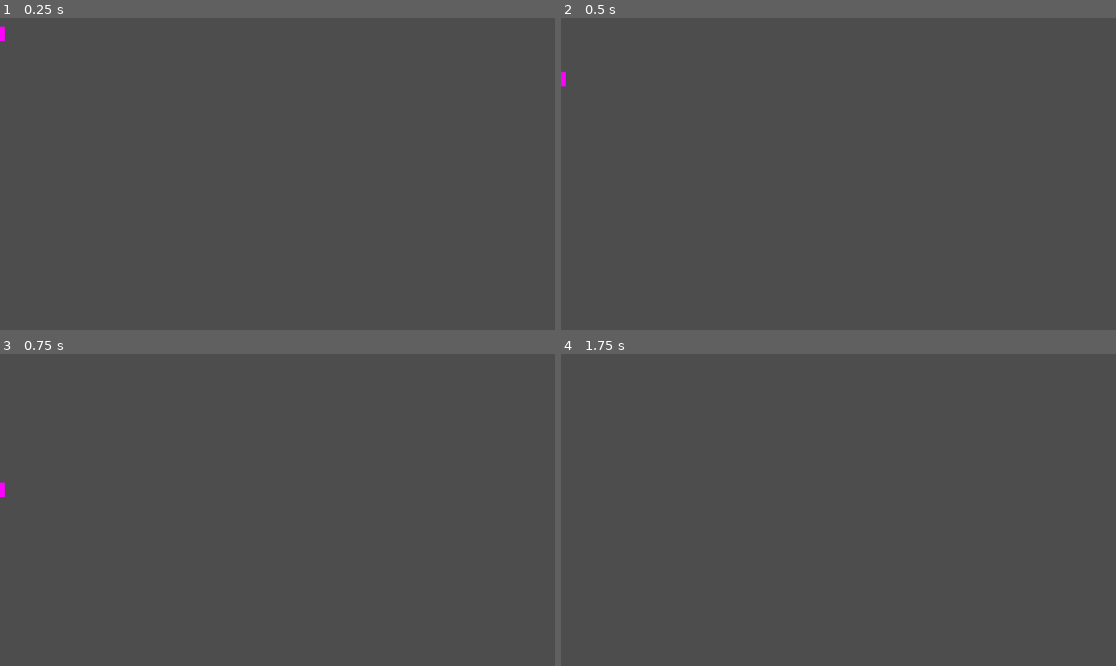
Above: before the commit, frames 1-4 (two rows, left to right).
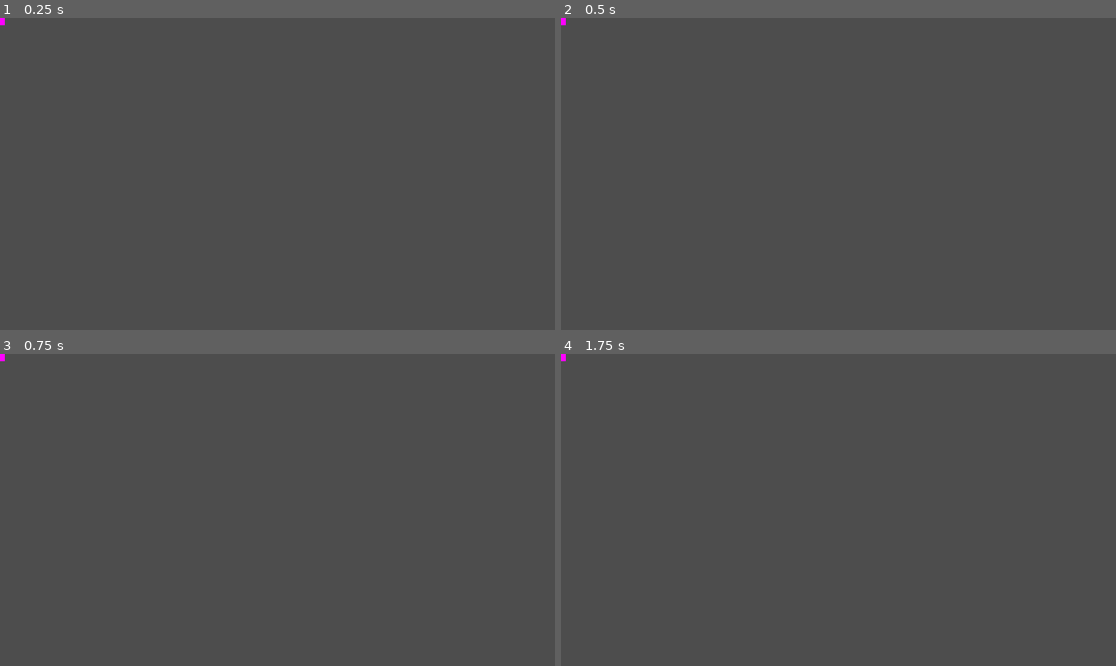
Above: after the commit, the same moments.

Repository: SupakornPholsiri/Decorate_christmas_tree
Game: Godot game, scene res://Player/player.tscn
Same seed, same stepped clock (60 frames per second), same inputs: the game is played once before the commit and once after it.
Inputs:
- Up to frame 1 (0.25 s): no input
- Up to frame 2 (0.5 s): no input
- Up to frame 3 (0.75 s): tap Enter at 0.5 s
- Up to frame 4 (1.75 s): tap Space at 1.25 s

The runs differ from the first frame. In frame 1, less than 0.1% of the frame differs, in the area x 0-1%, y 0-8%; in frame 2, less than 0.1%; in frame 3, less than 0.1%; in frame 4, less than 0.1%.

Commit message:
Add player interaction with decoration spots

Diff:
--- a/Player/player.gd
+++ b/Player/player.gd
@@ -3,6 +3,8 @@
 const SPEED = 300.0
 const JUMP_VELOCITY = -400.0
 @export_range(1, 2, 1) var which_player
+
+var decor : Decoration = null
 
 var player_move_left
 var player_move_right
@@ -13,20 +15,18 @@
 var gravity = ProjectSettings.get_setting("physics/2d/default_gravity")
 
 func _ready():
+	# Temporary test code ----------------------------------------
+	if which_player == 1:
+		decor = preload("res://decorations/candy_cane.tres")
+	else:
+		decor = preload("res://decorations/mini_present.tres")
+	# ------------------------------------------------------------
 	player_move_left = "P%s_move_left" % which_player
 	player_move_right = "P%s_move_right" % which_player
 	player_move_up = "P%s_move_up" % which_player
 	player_move_down = "P%s_move_down" % which_player
 
 func _physics_process(delta):
-	# Add the gravity.
-	if not is_on_floor():
-		velocity.y += gravity * delta
-
-	# Handle jump.
-	if Input.is_action_just_pressed(player_move_up) and is_on_floor():
-		velocity.y = JUMP_VELOCITY
-
 	# Get the input direction and handle the movement/deceleration.
 	# As good practice, you should replace UI actions with custom gameplay actions.
 	var direction = Input.get_axis(player_move_left, player_move_right)
@@ -36,3 +36,25 @@
 		velocity.x = move_toward(velocity.x, 0, SPEED)
 
 	move_and_slide()
+
+	var target_area = nearest_overlapping_area()
+
+	# Interaction code
+	if target_area != null and Input.is_action_just_pressed("P%s_interact" % which_player):
+		if target_area is DecorationSpot:
+			target_area.set_decor(decor)
+
+# Get the nearest area that overlaps the InteractArea
+func nearest_overlapping_area():
+
+	var areas : Array[Area2D] = $InteractArea.get_overlapping_areas()
+	var target_area : Area2D
+	var area_distance = INF
+
+	for area in areas:
+		var new_area_distance = global_position.distance_to(area.global_position)
+		if new_area_distance < area_distance:
+			area_distance = new_area_distance
+			target_area = area
+
+	return target_area
--- a/Player/player.tscn
+++ b/Player/player.tscn
@@ -1,10 +1,13 @@
-[gd_scene load_steps=4 format=3 uid="uid://dy68wvf0wasa2"]
+[gd_scene load_steps=5 format=3 uid="uid://dy68wvf0wasa2"]
 
 [ext_resource type="Script" path="res://Player/player.gd" id="1_57c0i"]
 
 [sub_resource type="CapsuleShape2D" id="CapsuleShape2D_yplyx"]
 
 [sub_resource type="PlaceholderTexture2D" id="PlaceholderTexture2D_vgto7"]
+
+[sub_resource type="RectangleShape2D" id="RectangleShape2D_3u0q4"]
+size = Vector2(20, 30)
 
 [node name="CharacterBody2D" type="CharacterBody2D"]
 collision_mask = 2
@@ -17,3 +20,10 @@
 position = Vector2(0, 5.96046e-07)
 scale = Vector2(20, 30)
 texture = SubResource("PlaceholderTexture2D_vgto7")
+
+[node name="InteractArea" type="Area2D" parent="."]
+
+[node name="CollisionShape2D" type="CollisionShape2D" parent="InteractArea"]
+shape = SubResource("RectangleShape2D_3u0q4")
+
+[connection signal="area_entered" from="InteractArea" to="." method="_on_interact_area_area_entered"]
--- a/christmas_tree/decor_spot.gd
+++ b/christmas_tree/decor_spot.gd
@@ -1,4 +1,6 @@
 extends Area2D
+
+class_name DecorationSpot
 
 var decor : Decoration = null
 @onready var no_decor_texture : Texture2D = $Sprite2D.texture
--- a/project.godot
+++ b/project.godot
@@ -10,7 +10,7 @@
 
 [application]
 
-config/name="Git Hub"
+config/name="Lets_decorate_the_tree"
 run/main_scene="res://Player/player.tscn"
 config/features=PackedStringArray("4.2", "GL Compatibility")
 config/icon="res://icon.svg"
@@ -57,6 +57,16 @@
 "events": [Object(InputEventKey,"resource_local_to_scene":false,"resource_name":"","device":-1,"window_id":0,"alt_pressed":false,"shift_pressed":false,"ctrl_pressed":false,"meta_pressed":false,"pressed":false,"keycode":0,"physical_keycode":83,"key_label":0,"unicode":115,"echo":false,"script":null)
 ]
 }
+P1_interact={
+"deadzone": 0.5,
+"events": [Object(InputEventKey,"resource_local_to_scene":false,"resource_name":"","device":-1,"window_id":0,"alt_pressed":false,"shift_pressed":false,"ctrl_pressed":false,"meta_pressed":false,"pressed":false,"keycode":0,"physical_keycode":47,"key_label":0,"unicode":47,"echo":false,"script":null)
+]
+}
+P2_interact={
+"deadzone": 0.5,
+"events": [Object(InputEventKey,"resource_local_to_scene":false,"resource_name":"","device":-1,"window_id":0,"alt_pressed":false,"shift_pressed":false,"ctrl_pressed":false,"meta_pressed":false,"pressed":false,"keycode":0,"physical_keycode":69,"key_label":0,"unicode":101,"echo":false,"script":null)
+]
+}
 
 [layer_names]
 
